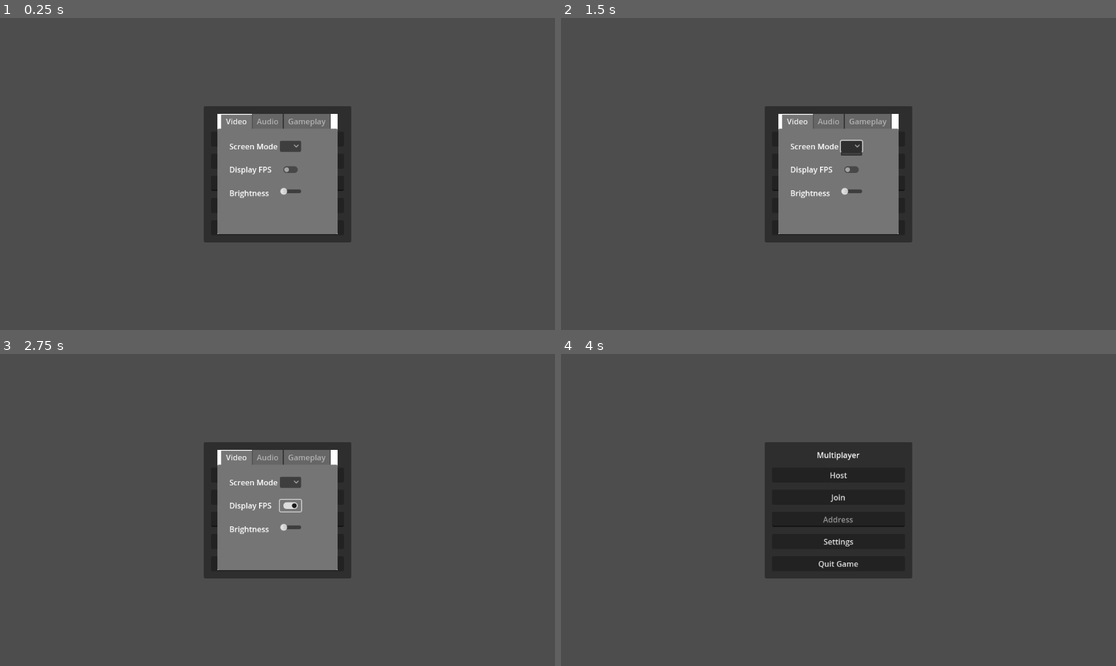
Above: before the commit, frames 1-4 (two rows, left to right).
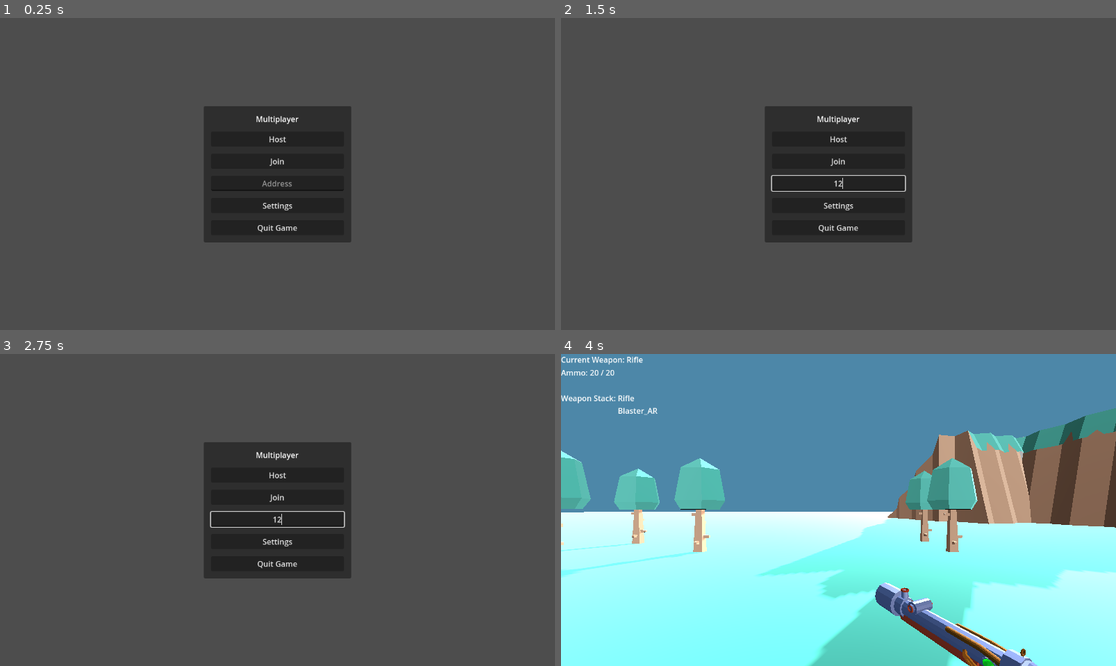
Above: after the commit, the same moments.

Repository: CT-Inc/beaverdev
Game: Godot game, scene res://Scenes/Main.tscn
Two runs of this game, one before a commit and one after it. Both use one fixed random seed, a clock stepped at 60 frames per second and the inputs below.
Inputs (mouse positions are in pixels of both pictures, inside the frame that each line leads up to):
- Up to frame 1 (0.25 s): no input
- Up to frame 2 (1.5 s): click (838, 183) at 0.52 s; type "12" at 0.6 s; click (849, 145) at 1.27 s
- Up to frame 3 (2.75 s): click (288, 506) at 2.02 s
- Up to frame 4 (4 s): click "Host" at 2.75 s; click (777, 375) at 3.5 s, where only the run after the commit has a clickable "DefaultBeaver"

The runs differ from the first frame. In frame 1, 8.2% of the frame differs, in the area x 39-61%, y 30-70%; in frame 2, 8.1%; in frame 3, 8.2%; in frame 4, 100%, in the area x 0-100%, y 0-100%.
Error after the commit: Invalid assignment of property or key 'speed' with value of type 'float' on a base object of type 'CharacterBody3D (Player.gd)'. (res://Scripts/Player/Player.g…

Commit message:
classes setup
unstable classes setup currently

Diff:
--- a/Scenes/Player.tscn
+++ b/Scenes/Player.tscn
@@ -3,9 +3,9 @@
 [ext_resource type="Script" path="res://Scripts/Player/Player.gd" id="1_u3g2h"]
 [ext_resource type="PackedScene" uid="uid://dfnji12pv1ern" path="res://Scenes/Rifle.tscn" id="2_c7bsb"]
 [ext_resource type="Script" path="res://Scripts/Weapons/Weapons_Manager.gd" id="2_jli8k"]
-[ext_resource type="Script" path="res://Scenes/HUD.gd" id="2_pg353"]
+[ext_resource type="Script" path="res://Scripts/Settings (GUIs)/HUD.gd" id="2_n8aej"]
 [ext_resource type="Resource" uid="uid://cwj06778101um" path="res://Weapon Resources/Rifle.tres" id="3_i24px"]
-[ext_resource type="PackedScene" uid="uid://b35qyhm1lq1ad" path="res://Scenes/blaster_AR.tscn" id="4_e6jd8"]
+[ext_resource type="PackedScene" uid="uid://b1soh3ki3bxkw" path="res://Scenes/blaster_AR.tscn" id="4_e6jd8"]
 [ext_resource type="Resource" uid="uid://g4k6htvtw1v0" path="res://Weapon Resources/Blaster_AR.tres" id="4_yfv0j"]
 
 [sub_resource type="CapsuleMesh" id="CapsuleMesh_mmfmj"]
@@ -459,7 +459,7 @@
 script = ExtResource("1_u3g2h")
 
 [node name="CanvasLayer" type="CanvasLayer" parent="."]
-script = ExtResource("2_pg353")
+script = ExtResource("2_n8aej")
 
 [node name="VBoxContainer" type="VBoxContainer" parent="CanvasLayer"]
 offset_right = 40.0
--- a/Scripts/Classes/Classes.gd
+++ b/Scripts/Classes/Classes.gd
@@ -5,3 +5,4 @@
 @export var name: String
 @export var health: int
 @export var speed: float
+@export var start_weapons: Array[String]
--- /dev/null
+++ b/Scripts/Classes/Default_Beaver.tres
@@ -0,0 +1,10 @@
+[gd_resource type="Resource" script_class="CharacterClass" load_steps=2 format=3 uid="uid://cgfejj58e5hv5"]
+
+[ext_resource type="Script" path="res://Scripts/Classes/Classes.gd" id="1_7essb"]
+
+[resource]
+script = ExtResource("1_7essb")
+name = "Default_Beaver"
+health = 100
+speed = 10.0
+start_weapons = Array[String](["Rifle", "Blaster_AR"])
--- a/Scripts/Main.gd
+++ b/Scripts/Main.gd
@@ -7,11 +7,14 @@
 
 
 const Player = preload("res://Scenes/Player.tscn")
+const ClassSelectionMenu = preload("res://Scripts/Settings (GUIs)/ClassSelectionMenu.tscn")
 const PORT = 9999
 var enet_peer = ENetMultiplayerPeer.new()
+var class_selection_menu
 
 func _ready():
 	world.visible = false  # Ensure the World is hidden initially
+	settings_menu.visible = false
 	Input.set_mouse_mode(Input.MOUSE_MODE_VISIBLE)  # Ensure mouse is visible
 
 	if OS.has_feature("dedicated_server"):
@@ -61,7 +64,17 @@
 func _start_game():
 	main_menu.hide()
 	world.visible = true  # Make the World visible
+	class_selection_menu = ClassSelectionMenu.instantiate()
+	add_child(class_selection_menu)
+	class_selection_menu.connect("class_selected" , _on_class_selected)
 
+
+func _on_class_selected(className):
+	var player = Player.instantiate()
+	add_child(player)
+	player.set_class(load("res://Scripts/Classes/%s.tres" % className))
+	class_selection_menu.queue_free()
+	print("Class selected: %s" % className)
 
 func add_player(peer_id):
 	var player = Player.instantiate()
--- a/Scripts/Player/Player.gd
+++ b/Scripts/Player/Player.gd
@@ -20,14 +20,14 @@
 var _looking_at = null
 var MOUSE_SENS: float = 0.1
 
+var current_class: CharacterClass
+
 # Signals
 signal player_hit
 signal send_ray
 
 @onready var head = $Head
 @onready var camera: Camera3D = $Head/Camera3D
-@onready var weapon_anim = $Head/Camera3D/Weapons_Manager/Rifle/AnimationPlayer
-@onready var weapon_barrel = $Head/Camera3D/Weapons_Manager/Rifle/RayCast3D
 @onready var weapons_manager = $Head/Camera3D/Weapons_Manager
 @onready var fps_rig = $Head/Camera3D/Weapons_Manager/FPS_Rig
 @onready var movement = preload("res://Scripts/Player/PlayerMovement.gd").new()
@@ -60,6 +60,12 @@
 			_camera_y = clampf(_camera_y - event.relative.y * MOUSE_SENS, MOUSE_Y_MIN, MOUSE_Y_MAX)
 		if event is InputEventMouse:
 			_latest_mouse_pos = event.position
+
+func set_class(new_class: CharacterClass):
+	current_class = new_class
+	self.speed = new_class.speed
+	self.health = new_class.health
+	weapons_manager.Initialize(new_class.start_weapons)
 
 func _process(delta):
 	if not is_multiplayer_authority():
--- /dev/null
+++ b/Scripts/Settings (GUIs)/ClassSelectionMenu.gd
@@ -0,0 +1,9 @@
+extends Control
+
+signal class_selected
+
+func _ready():
+	$VBoxContainer/DefaultBeaver_Button.connect("pressed", _on_defaultBeaver_button_pressed)
+
+func _on_defaultBeaver_button_pressed():
+	emit_signal("class_selected", "Default_Beaver")
--- /dev/null
+++ b/Scripts/Settings (GUIs)/ClassSelectionMenu.tscn
@@ -0,0 +1,24 @@
+[gd_scene load_steps=2 format=3 uid="uid://c0o2kih0ktm8m"]
+
+[ext_resource type="Script" path="res://Scripts/Settings (GUIs)/ClassSelectionMenu.gd" id="1_6nynl"]
+
+[node name="ClassSelectionMenu" type="Control"]
+layout_mode = 3
+anchors_preset = 0
+offset_right = 40.0
+offset_bottom = 40.0
+script = ExtResource("1_6nynl")
+
+[node name="VBoxContainer" type="VBoxContainer" parent="."]
+layout_mode = 0
+offset_right = 906.0
+offset_bottom = 442.0
+
+[node name="Label" type="Label" parent="VBoxContainer"]
+layout_mode = 2
+text = "Choose your class"
+horizontal_alignment = 1
+
+[node name="DefaultBeaver_Button" type="Button" parent="VBoxContainer"]
+layout_mode = 2
+text = "DefaultBeaver"
Not shown: 1 places in Scenes/World.tscn that only renumber resources
Renamed: Scenes/HUD.gd -> Scripts/Settings (GUIs)/HUD.gd
